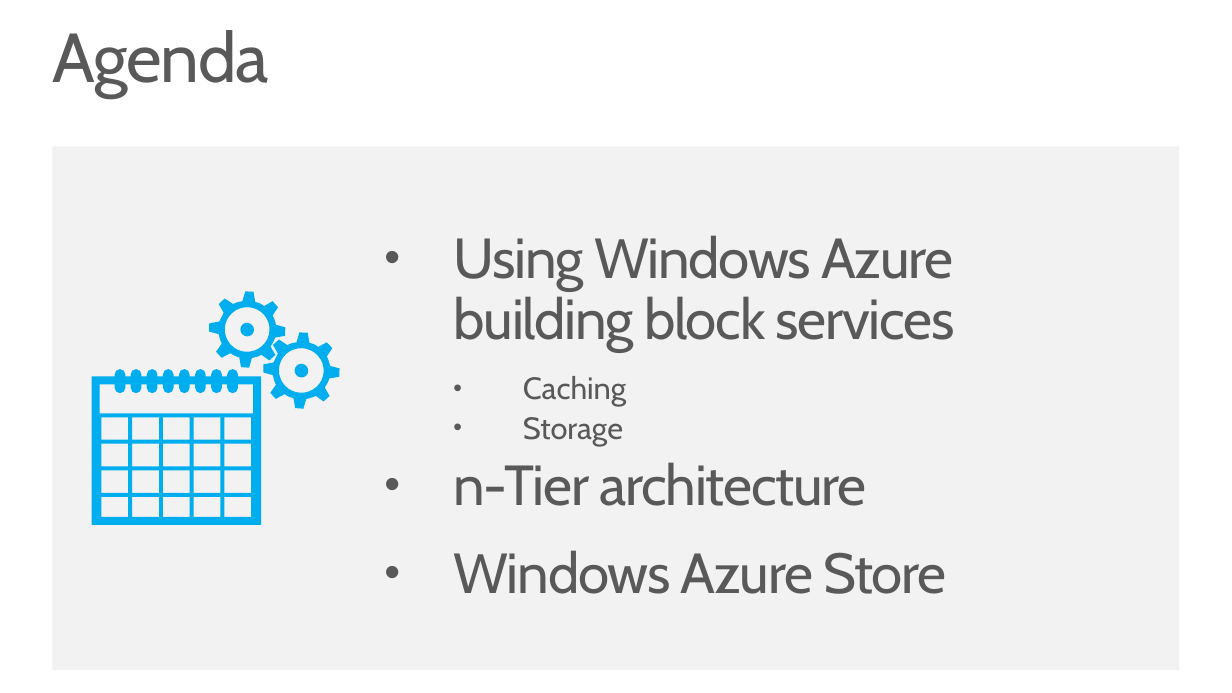
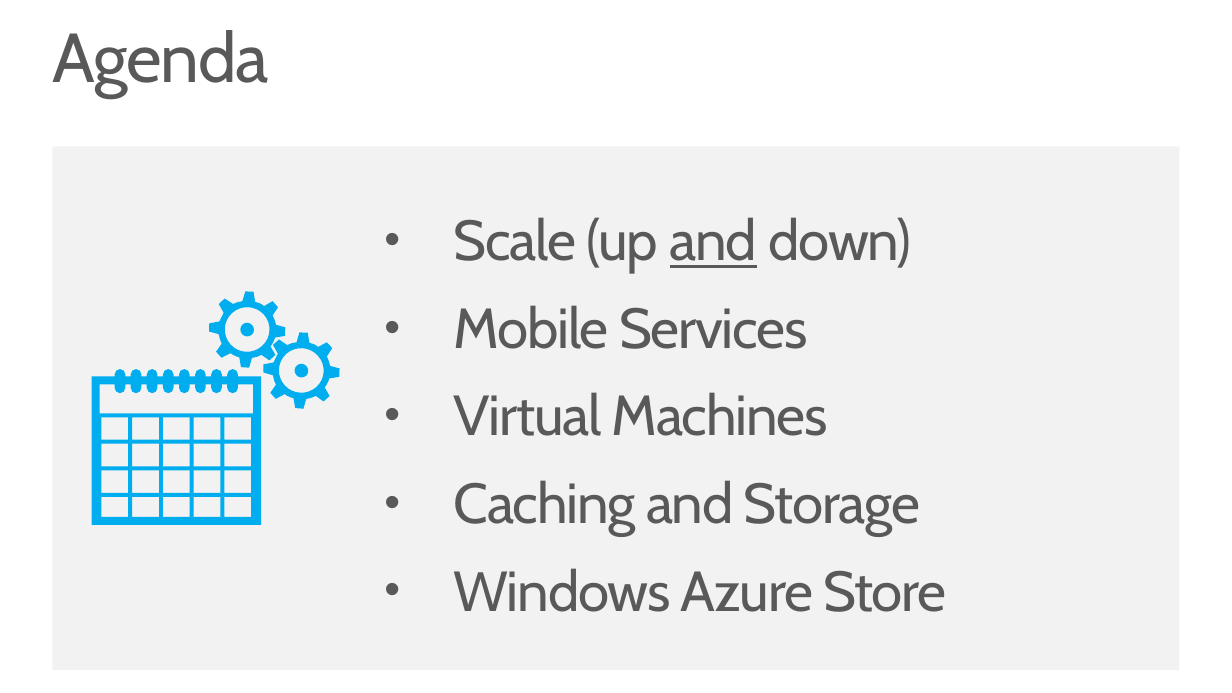
Before and after one commit to Microsoft-Web/PRESENTATION-UsingCloudApplicationServices, a slide deck: slide 3 of UsingCloudApplicationServices.pptx. Drawn at 1232x693 pixels with LibreOffice and Linux fonts; fonts in the diff are those of the drawing. Boxes give left, top, right and bottom in pixels: in the first picture for what was removed or moved away, otherwise in the second. Text is boxed around its words. In the diff, an @@ line names an element or a change of style, - is before the commit and + after.

```diff
--- a/UsingCloudApplicationServices.pptx
+++ b/UsingCloudApplicationServices.pptx
@@ text "Scale (up and down)": place and size @@
-text "Scale (up and down)" at box(454, 235, 955, 594)
+text "Scale (up and down)" at box(454, 217, 946, 612)
@@ text at box(454, 217, 920, 536): text changed @@
-• Using Windows Azure building block services
-    • Caching
-    • Storage
-• n-Tier architecture
+• Scale (up and down)
+• Mobile Services
+• Virtual Machines
+• Caching and Storage
```
Also in this commit, not shown: 2 other slides changed, 3 slides added, 4 slides removed.
